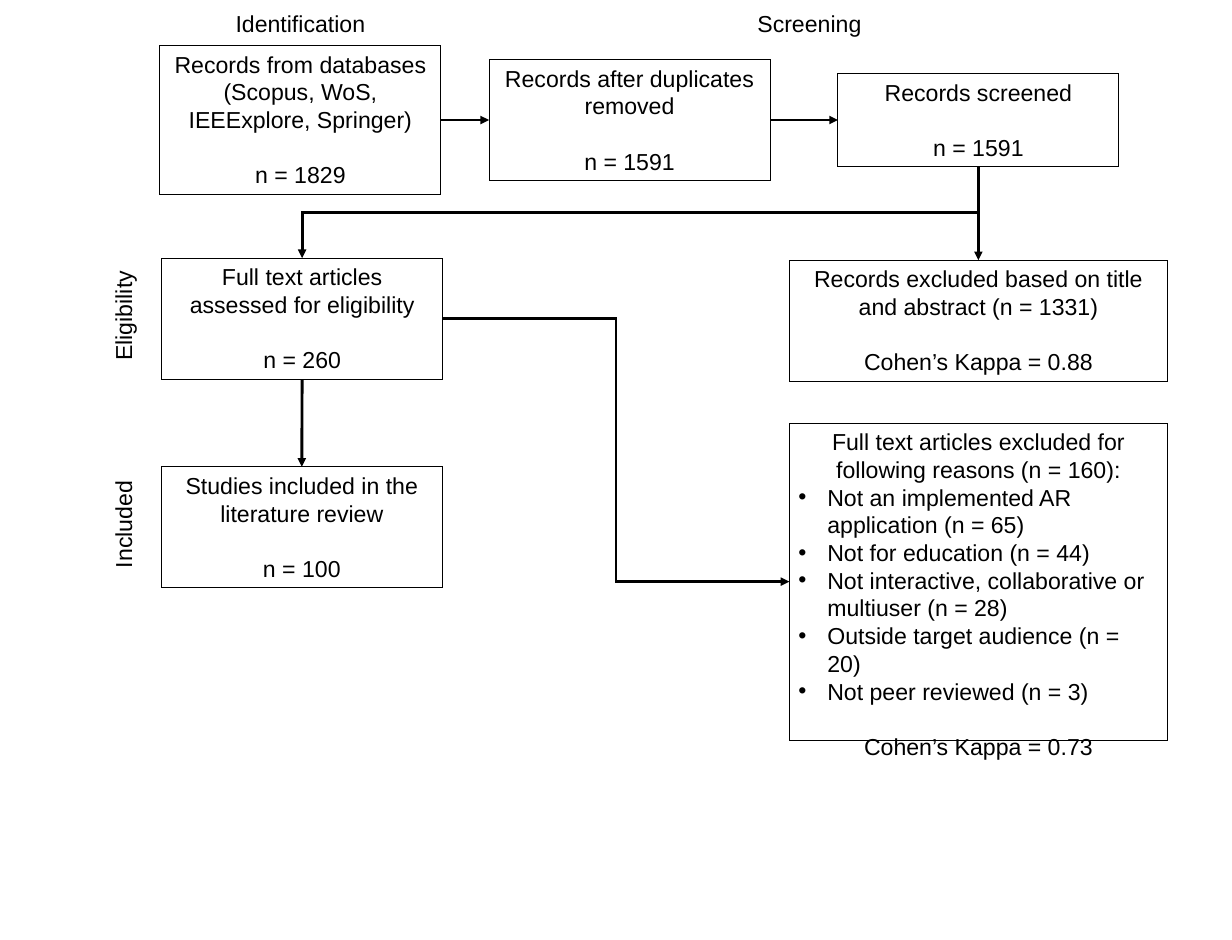
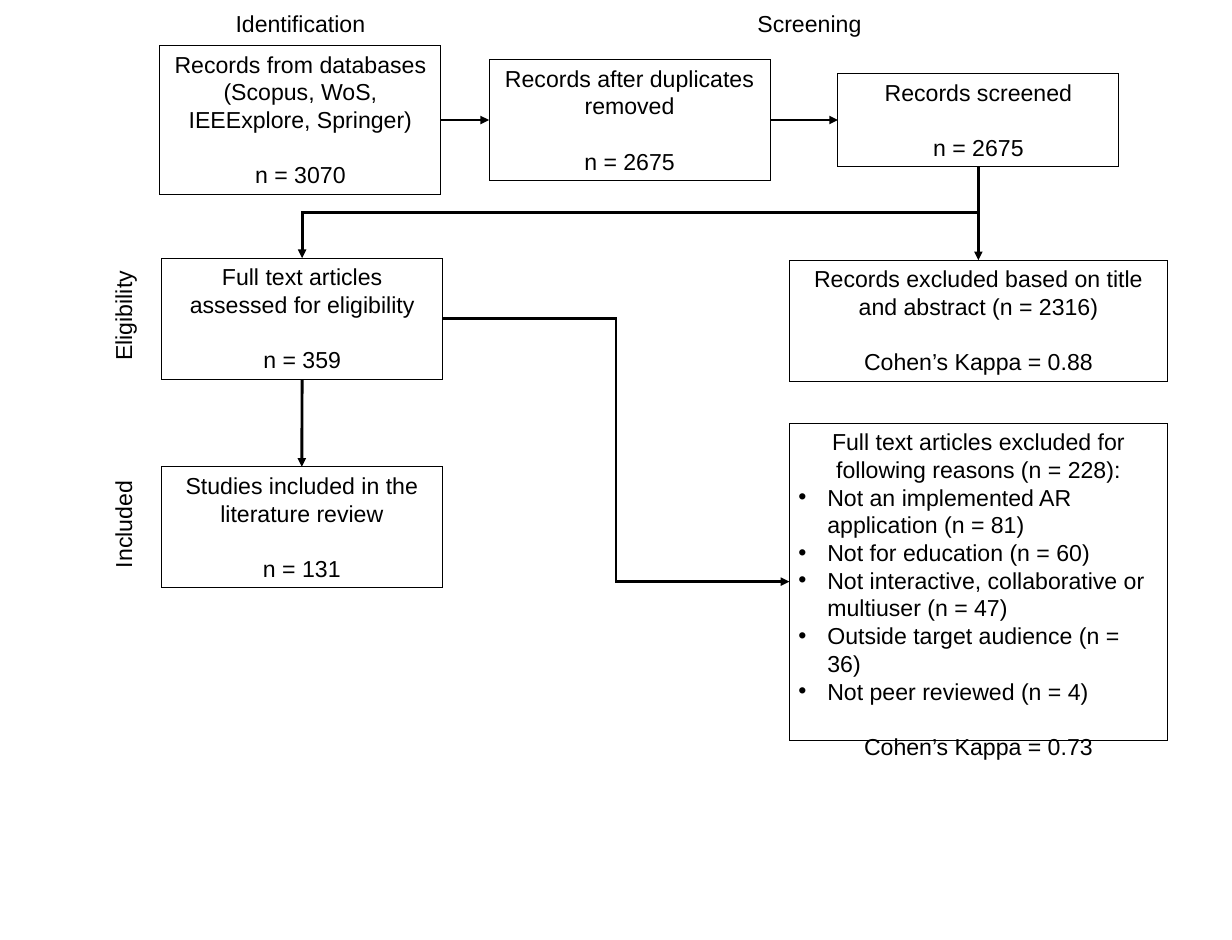
Before and after one commit to Stocastico/AR_SLR_Paper, a slide deck: slide 1 of data/Prisma_flowchart_2023.pptx. Drawn at 1232x940 pixels with LibreOffice and Linux fonts; fonts in the diff are those of the drawing. Boxes give left, top, right and bottom in pixels: in the first picture for what was removed or moved away, otherwise in the second. Text is boxed around its words. In the diff, an @@ line names an element or a change of style, - is before the commit and + after.

```diff
--- a/data/Prisma_flowchart_2023.pptx
+++ b/data/Prisma_flowchart_2023.pptx
@@ text in rectangle at [933, 140, 1023, 157]: text changed @@
-n = 1591
+n = 2675
@@ text in rectangle at [255, 167, 345, 184]: text changed @@
-n = 1829
+n = 3070
@@ text in rectangle at [584, 154, 674, 171]: text changed @@
-n = 1591
+n = 2675
@@ text in rectangle at [814, 270, 1143, 320]: text changed @@
-Records excluded based on title and abstract (n = 1331)
+Records excluded based on title and abstract (n = 2316)
@@ text in rectangle at [263, 352, 341, 369]: text changed @@
-n = 260
+n = 359
@@ text in rectangle at [827, 433, 1145, 705]: text changed @@
-Full text articles excluded for following reasons (n = 160):
-• Not an implemented AR application (n = 65)
-• Not for education (n = 44)
-• Not interactive, collaborative or multiuser (n = 28)
-• Outside target audience (n = 20)
-• Not peer reviewed (n = 3)
+Full text articles excluded for following reasons (n = 228):
+• Not an implemented AR application (n = 81)
+• Not for education (n = 60)
+• Not interactive, collaborative or multiuser (n = 47)
+• Outside target audience (n = 36)
+• Not peer reviewed (n = 4)
@@ text in rectangle at [263, 561, 341, 578]: text changed @@
-n = 100
+n = 131
```
Also in this commit, not shown: 8 other files.
